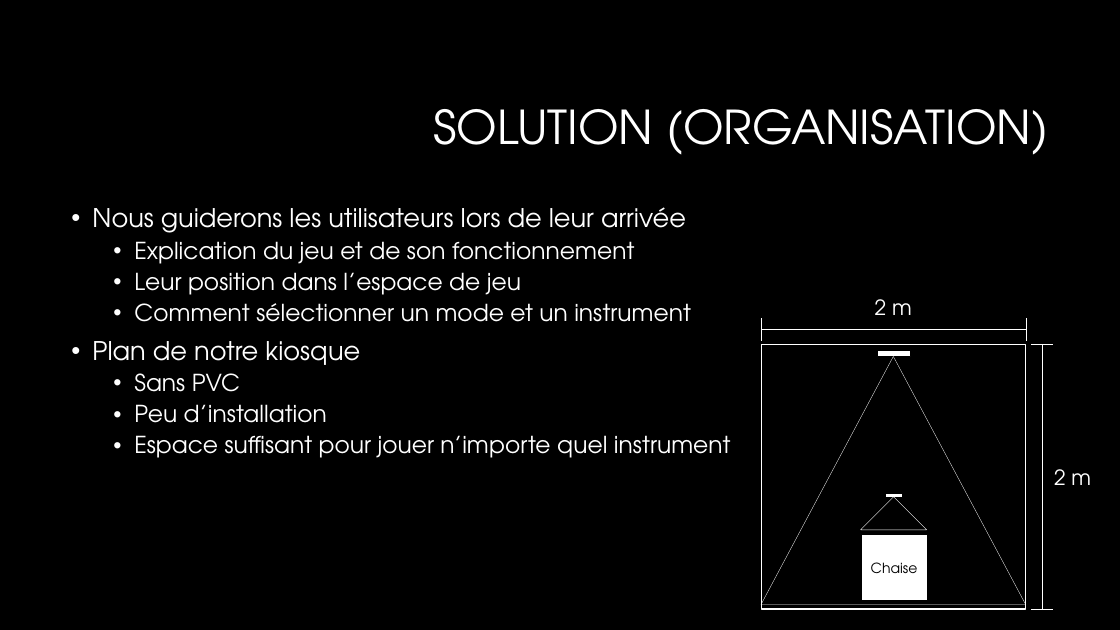
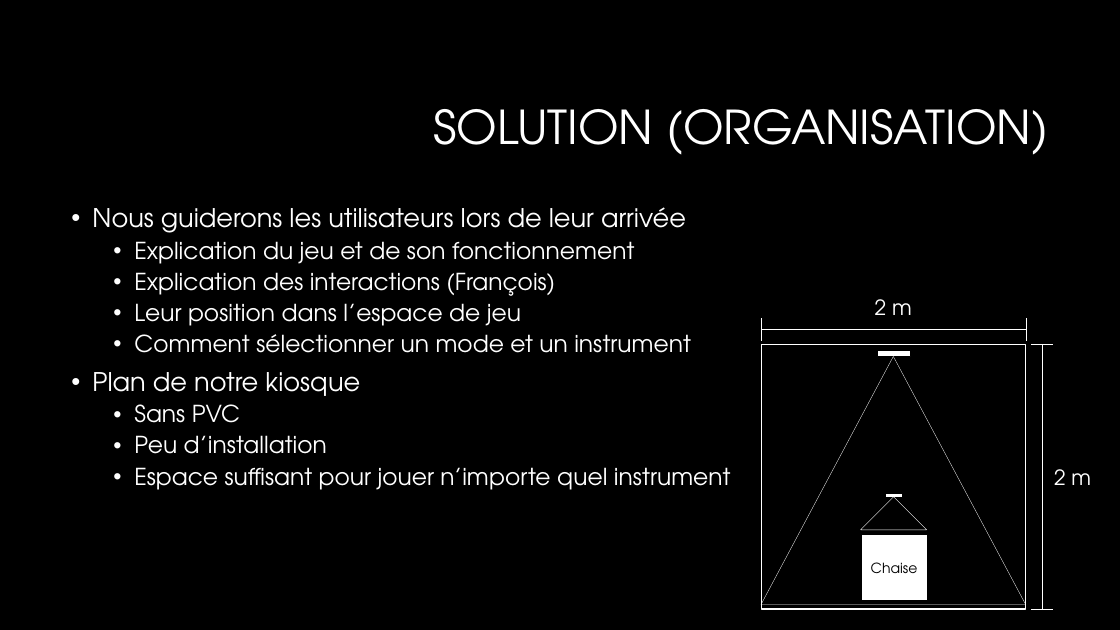
Before and after one commit to delislesim/Laval-Virtual-2014, a slide deck: slide 4 of Documentations/RemiseMiSession/Présentation_simon.pptx. Drawn at 1120x630 pixels with LibreOffice and Linux fonts; fonts in the diff are those of the drawing; background and template pictures are left out. Boxes give left, top, right and bottom in pixels: in the first picture for what was removed or moved away, otherwise in the second. Text is boxed around its words. In the diff, an @@ line names an element or a change of style, - is before the commit and + after.

```diff
--- a/Documentations/RemiseMiSession/Présentation_simon.pptx
+++ b/Documentations/RemiseMiSession/Présentation_simon.pptx
@@ text at (x1=134, y1=272, x2=555, y2=296): paragraph added @@
+  • Explication des interactions (François)
```
Also in this commit, not shown: 1 other slide changed, 4 other files.
